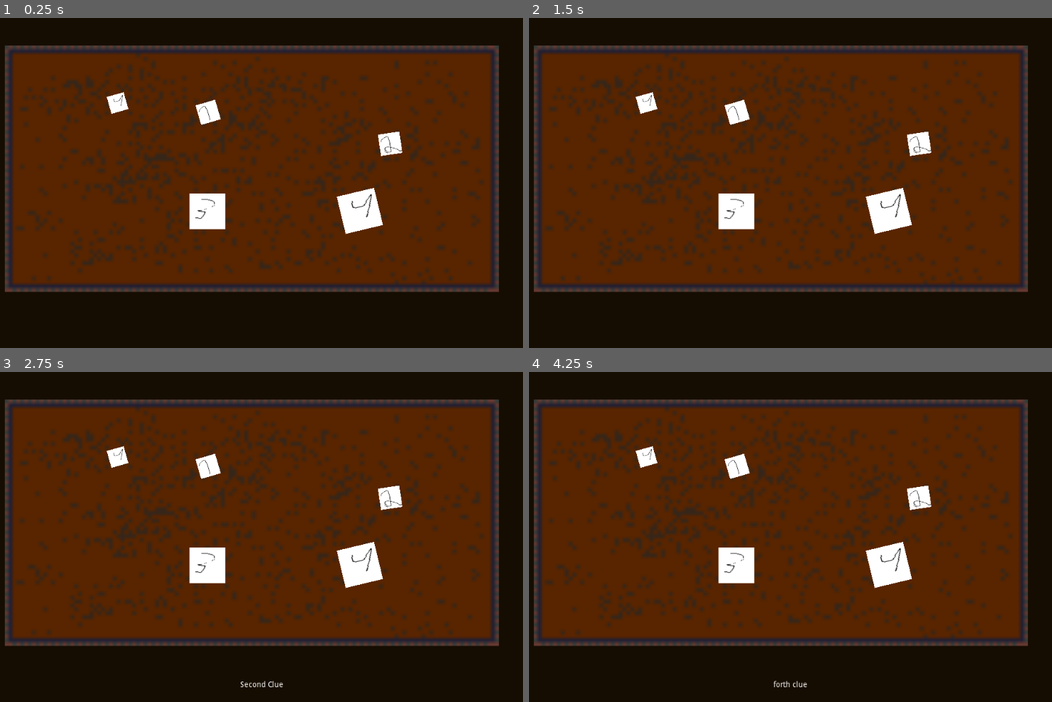
Above: before the commit, frames 1-4 (two rows, left to right).
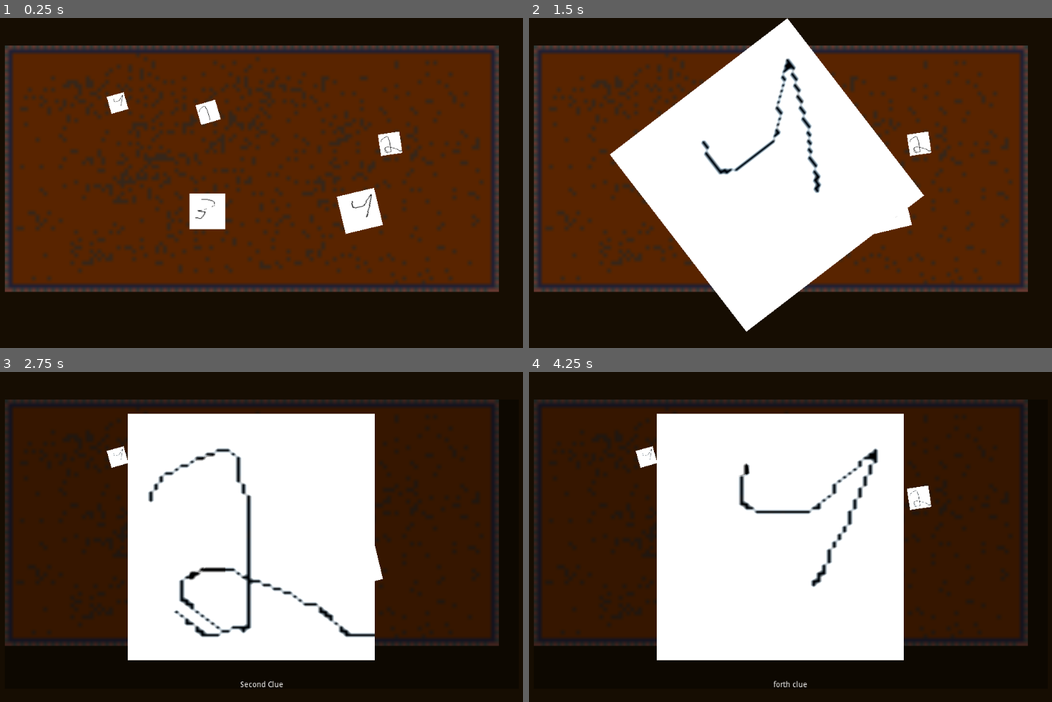
Above: after the commit, the same moments.

Repository: loudercake/cluennector
Game: Godot game, scene res://scenes/Level.tscn
The game is run twice, just before and just after one commit, with the same random seed, the same clock (stepped at 60 frames per second) and the same inputs.
Inputs (mouse positions are in pixels of both pictures, inside the frame that each line leads up to):
- Up to frame 1 (0.25 s): no input
- Up to frame 2 (1.5 s): tap Enter at 0.5 s; move the mouse to (644, 103) at 0.52 s; click (644, 103) at 0.6 s; move the mouse to (738, 113) at 1.27 s; click (738, 113) at 1.35 s
- Up to frame 3 (2.75 s): move the mouse to (392, 497) at 2.02 s; click (392, 497) at 2.1 s
- Up to frame 4 (4.25 s): move the mouse to (738, 566) at 2.77 s; click (738, 566) at 2.85 s; move the mouse to (889, 563) at 3.52 s; click (889, 563) at 3.6 s

The runs differ from the first frame. In frame 2, 28% of the frame differs, in the area x 15-76%, y 0-96%; in frame 3, 67%, in the area x 0-96%, y 8-88%; in frame 4, 66%.

Commit message:
Clue hover, click, animations

Diff:
--- a/levels/level1/clue3.tres
+++ b/levels/level1/clue3.tres
@@ -1,10 +1,12 @@
-[gd_resource type="Resource" load_steps=3 format=2]
+[gd_resource type="Resource" load_steps=5 format=2]
 
 [ext_resource path="res://scenes/ClueResource.gd" type="Script" id=1]
 [ext_resource path="res://levels/level1/3.png" type="Texture" id=2]
+[ext_resource path="res://levels/level1/clue1.tres" type="Resource" id=3]
+[ext_resource path="res://levels/level1/clue2.tres" type="Resource" id=4]
 
 [resource]
 script = ExtResource( 1 )
 description = "third?"
 texture = ExtResource( 2 )
-next = [  ]
+next = [ ExtResource( 3 ), ExtResource( 4 ), null ]
--- a/scenes/Clue.gd
+++ b/scenes/Clue.gd
@@ -1,15 +1,31 @@
 extends Node2D
 
+const hover_scale = 1.3
+const modulate_scale = 1.2
+const border_width = 2.5
+const transition_time = 0.5
+
+var viewing = false
 var is_hovered: bool = false
+var has_mouse: bool = false
 var description: String = ""
 var size = Vector2.ONE * 5
 var texture: Texture
 var resource
 var next
 
+
+var initial_scale = Vector2.ONE
+onready var initial_modulate = modulate
+onready var initial_rotation = rotation
+onready var initial_position = global_position
+
 onready var collision = $Area2D/CollisionShape2D
+onready var mouse_area = $Area2D
 onready var sprite = $Sprite
 onready var timer = $Timer
+onready var hover_tween = $HoverTween
+onready var tween = $Tween
 
 signal hovered
 signal unhovered
@@ -25,19 +41,106 @@
 	sprite.texture = texture
 	sprite.scale = size / texture.get_size() * 2
 
+func init():
+	initial_scale = scale
+	initial_position = global_position
+	initial_rotation = rotation
+	initial_modulate = modulate
 
 func _process(_delta):
-	if Input.is_action_just_pressed("mouse_left_click") and is_hovered:
+	if Input.is_action_just_released("mouse_left_click") and has_mouse and not viewing:
 		emit_signal("clicked", self)
 
+func click_animation(to_position: Vector2, to_scale: Vector2, to_rotation: float):
+	z_index = 1000
+	viewing = true
+	hover_tween.stop_all()
+	tween.stop_all()
+	modulate = initial_modulate
+	sprite.material.set_shader_param("border_width", 0.0)
+	tween.interpolate_property(self, "scale",
+			scale, to_scale, transition_time,
+			tween.TRANS_LINEAR, tween.EASE_IN_OUT)
+	tween.interpolate_property(self, "global_position",
+			global_position, to_position, transition_time,
+			tween.TRANS_LINEAR, tween.EASE_IN_OUT)
+	tween.interpolate_property(self, "rotation",
+			rotation, to_rotation, transition_time,
+			tween.TRANS_LINEAR, tween.EASE_IN_OUT)
+	tween.interpolate_property(sprite.get_material(), "shader_param/border_width",
+			sprite.material.get_shader_param("border_width"), 0.0, 0.15,
+			hover_tween.TRANS_LINEAR, hover_tween.EASE_IN_OUT)
+	tween.start()
+
+func return_animation():
+	tween.stop_all()
+	tween.interpolate_property(self, "scale",
+			scale, initial_scale, transition_time,
+			tween.TRANS_LINEAR, tween.EASE_IN_OUT)
+	tween.interpolate_property(self, "global_position",
+			global_position, initial_position, transition_time,
+			tween.TRANS_LINEAR, tween.EASE_IN_OUT)
+	tween.interpolate_property(self, "rotation",
+			rotation, initial_rotation, transition_time,
+			tween.TRANS_LINEAR, tween.EASE_IN_OUT)
+	tween.connect("tween_all_completed", self, "_on_Tween_tween_all_completed")
+	tween.start()
+
+func hover_animation():
+	if viewing:
+		return
+	hover_tween.stop_all()
+	if is_hovered:
+		hover_tween.interpolate_property(self, "scale",
+				scale, initial_scale * hover_scale, 0.1,
+				hover_tween.TRANS_LINEAR, hover_tween.EASE_IN_OUT)
+		hover_tween.interpolate_property(self, "modulate",
+				modulate, initial_modulate * modulate_scale, 0.1,
+				hover_tween.TRANS_LINEAR, hover_tween.EASE_IN_OUT)
+		hover_tween.interpolate_property(sprite.get_material(), "shader_param/border_width",
+				sprite.material.get_shader_param("border_width"), border_width, 0.1,
+				hover_tween.TRANS_LINEAR, hover_tween.EASE_IN_OUT)
+	else:
+		hover_tween.interpolate_property(self, "scale",
+				scale, initial_scale, 0.5,
+				hover_tween.TRANS_LINEAR, hover_tween.EASE_IN_OUT)
+		hover_tween.interpolate_property(self, "modulate",
+				modulate, initial_modulate, 0.2,
+				hover_tween.TRANS_LINEAR, hover_tween.EASE_IN_OUT)
+		hover_tween.interpolate_property(sprite.get_material(), "shader_param/border_width",
+				sprite.material.get_shader_param("border_width"), 0.0, 0.15,
+				hover_tween.TRANS_LINEAR, hover_tween.EASE_IN_OUT)
+	hover_tween.start()
+
 func _on_Area2D_mouse_entered():
+	has_mouse = true
+	if is_hovered or viewing:
+		return
 	is_hovered = true
 	timer.start()
+	hover_animation()
 
 func _on_Area2D_mouse_exited():
+	has_mouse = false
+	if not is_hovered or viewing:
+		return
 	is_hovered = false
 	emit_signal("unhovered", self)
+	hover_animation()
 
 func _on_Timer_timeout():
 	if is_hovered:
+		hover_tween.stop_all()
 		emit_signal("hovered", self)
+		# Ensure because this scale hover_tween is not perfect
+		scale = initial_scale * hover_scale
+		modulate =  initial_modulate * hover_scale
+		sprite.material.set_shader_param("border_width", border_width)
+
+
+func _on_Tween_tween_all_completed():
+	if tween.is_connected("tween_all_completed", self, "_on_Tween_tween_all_completed"):
+		tween.disconnect("tween_all_completed", self, "_on_Tween_tween_all_completed")
+	viewing = false
+	is_hovered = false
+	z_index = 0
--- a/scenes/Clue.tscn
+++ b/scenes/Clue.tscn
@@ -1,17 +1,31 @@
-[gd_scene load_steps=3 format=2]
+[gd_scene load_steps=5 format=2]
 
 [ext_resource path="res://scenes/Clue.gd" type="Script" id=1]
+[ext_resource path="res://shaders/border.shader" type="Shader" id=2]
+
+[sub_resource type="ShaderMaterial" id=2]
+resource_local_to_scene = true
+shader = ExtResource( 2 )
+shader_param/active = true
+shader_param/color = Color( 0.952941, 0.109804, 0, 1 )
+shader_param/border_width = 0.0
+shader_param/pattern = 0
+shader_param/inside = true
+shader_param/add_margins = true
 
 [sub_resource type="RectangleShape2D" id=1]
 extents = Vector2( 4, 4 )
 
 [node name="Clue" type="Node2D"]
+z_as_relative = false
 script = ExtResource( 1 )
 
 [node name="Sprite" type="Sprite" parent="."]
+material = SubResource( 2 )
+z_index = 1
 
 [node name="Timer" type="Timer" parent="."]
-wait_time = 0.5
+wait_time = 0.3
 one_shot = true
 
 [node name="Area2D" type="Area2D" parent="."]
@@ -19,6 +33,10 @@
 [node name="CollisionShape2D" type="CollisionShape2D" parent="Area2D"]
 shape = SubResource( 1 )
 
+[node name="HoverTween" type="Tween" parent="."]
+
+[node name="Tween" type="Tween" parent="."]
+
 [connection signal="timeout" from="Timer" to="." method="_on_Timer_timeout"]
 [connection signal="mouse_entered" from="Area2D" to="." method="_on_Area2D_mouse_entered"]
 [connection signal="mouse_exited" from="Area2D" to="." method="_on_Area2D_mouse_exited"]
--- a/scenes/Level.gd
+++ b/scenes/Level.gd
@@ -11,10 +11,13 @@
 
 var top_left = Vector2.ZERO
 var bottom_right = Vector2.ONE
+var viewing_clue = null
+var board_clues = []
 
 onready var board = $Board
 onready var clues = $Board/Clues
 onready var description_label = $Control/DescLabel
+onready var background = $Control/ColorRect
 
 func _ready():
 	top_left = board.global_position
@@ -30,6 +33,7 @@
 	var y_offset = height / n_rows
 	var i = 1
 	for clue_resource in clues_array:
+		# Create the clue
 		var clue = Clue.instance()
 		clue.resource = clue_resource
 		clue.size = Vector2.ONE * 5
@@ -37,9 +41,12 @@
 		clue.connect("hovered", self, "on_clue_hover")
 		clue.connect("unhovered", self, "on_clue_unhover")
 		clue.connect("clicked", self, "on_clue_click")
-		clues.add_child(clue)
 		last_pos.x += x_offset
 
+		# Add
+		clues.add_child(clue)
+
+		# Check grid
 		if i % n_cols == 0:
 			last_pos.x = top_left.x
 			last_pos.y += y_offset
@@ -50,8 +57,12 @@
 		clue.global_position.x += rndf() * clue_max_random_offset
 		clue.global_position.y -= rndf() * clue_max_random_offset
 		clue.scale = Vector2.ONE * (1 + rndf() * clue_max_random_scale)
+		board_clues.append(clue)
 
 	clues.scale = Vector2.ONE * 0.8
+
+	for clue in board_clues:
+		clue.init()
 
 
 func _process(_delta):
@@ -59,6 +70,13 @@
 		if Input.is_action_just_pressed("reset"):
 			get_tree().reload_current_scene()
 
+	if Input.is_action_just_released("mouse_left_click") and viewing_clue:
+		viewing_clue.return_animation()
+		background.visible = false
+		viewing_clue = null
+		description_label.text = ""
+
+## Random float between -1 and 1
 func rndf():
 	randomize()
 	return (randf() - 0.5) * 2
@@ -75,10 +93,20 @@
 	return shuffled_list
 
 func on_clue_hover(clue):
-	description_label.text = clue.description
+	if not viewing_clue:
+		description_label.text = clue.description
 
-func on_clue_unhover(clue):
-	description_label.text = ""
+func on_clue_unhover(_clue):
+	if not viewing_clue:
+		description_label.text = ""
 
 func on_clue_click(clue):
-	print("Click: ", clue)
+	if viewing_clue:
+		viewing_clue.return_animation()
+		return
+
+	var center = Vector2(512, 300)
+	description_label.text = clue.description
+	clue.click_animation(center, Vector2.ONE * 8, 2 * PI)
+	viewing_clue = clue
+	background.visible = true
--- a/scenes/Level.tscn
+++ b/scenes/Level.tscn
@@ -8,20 +8,6 @@
 [node name="Level" type="Node"]
 script = ExtResource( 2 )
 start_level = ExtResource( 3 )
-
-[node name="Control" type="Control" parent="."]
-margin_left = 65.0
-margin_top = 50.0
-margin_right = 997.0
-margin_bottom = 576.0
-mouse_filter = 2
-
-[node name="DescLabel" type="Label" parent="Control"]
-anchor_top = 1.0
-anchor_right = 1.0
-anchor_bottom = 1.0
-margin_top = -14.0
-align = 1
 
 [node name="Camera2D" type="Camera2D" parent="."]
 scale = Vector2( 1, 0.96152 )
@@ -40,3 +26,23 @@
 script = ExtResource( 4 )
 
 [node name="Clues" type="Node2D" parent="Board"]
+
+[node name="Control" type="Control" parent="."]
+margin_left = 65.0
+margin_top = 50.0
+margin_right = 997.0
+margin_bottom = 576.0
+mouse_filter = 2
+
+[node name="ColorRect" type="ColorRect" parent="Control"]
+visible = false
+anchor_right = 1.0
+anchor_bottom = 1.0
+color = Color( 0, 0, 0, 0.396078 )
+
+[node name="DescLabel" type="Label" parent="Control"]
+anchor_top = 1.0
+anchor_right = 1.0
+anchor_bottom = 1.0
+margin_top = -14.0
+align = 1
--- /dev/null
+++ b/shaders/border.shader
@@ -0,0 +1,67 @@
+shader_type canvas_item;
+
+uniform bool active = true;
+uniform vec4 color : hint_color = vec4(1.0);
+uniform float border_width : hint_range(0, 10) = 1.0;
+uniform int pattern : hint_range(0, 2) = 0; // diamond, circle, square
+uniform bool inside = false;
+uniform bool add_margins = true; // only useful when inside is false
+
+void vertex() {
+	if (add_margins) {
+		VERTEX += (UV * 2.0 - 1.0) * border_width;
+	}
+}
+
+bool hasContraryNeighbour(float width, vec2 uv, vec2 texture_pixel_size, sampler2D texture) {
+	for (float i = -ceil(width); i <= ceil(width); i++) {
+		float x = abs(i) > width ? width * sign(i) : i;
+		float offset;
+
+		if (pattern == 0) {
+			offset = width - abs(x);
+		} else if (pattern == 1) {
+			offset = floor(sqrt(pow(width + 0.5, 2) - x * x));
+		} else if (pattern == 2) {
+			offset = width;
+		}
+
+		for (float j = -ceil(offset); j <= ceil(offset); j++) {
+			float y = abs(j) > offset ? offset * sign(j) : j;
+			vec2 xy = uv + texture_pixel_size * vec2(x, y);
+
+			if ((xy != clamp(xy, vec2(0.0), vec2(1.0)) || texture(texture, xy).a == 0.0) == inside) {
+				return true;
+			}
+		}
+	}
+
+	return false;
+}
+
+void fragment() {
+	float width = border_width;
+	if (!active) {
+		width = 0.0;
+	}
+	vec2 uv = UV;
+
+	if (add_margins) {
+		vec2 texture_pixel_size = vec2(1.0) / (vec2(1.0) / TEXTURE_PIXEL_SIZE + vec2(width * 2.0));
+
+		uv = (uv - texture_pixel_size * width) * TEXTURE_PIXEL_SIZE / texture_pixel_size;
+
+		if (uv != clamp(uv, vec2(0.0), vec2(1.0))) {
+			COLOR.a = 0.0;
+		} else {
+			COLOR = texture(TEXTURE, uv);
+		}
+	} else {
+		COLOR = texture(TEXTURE, uv);
+	}
+
+	if ((COLOR.a > 0.0) == inside && hasContraryNeighbour(width, uv, TEXTURE_PIXEL_SIZE, TEXTURE)) {
+		COLOR.rgb = inside ? mix(COLOR.rgb, color.rgb, color.a) : color.rgb;
+		COLOR.a += (1.0 - COLOR.a) * color.a;
+	}
+}
